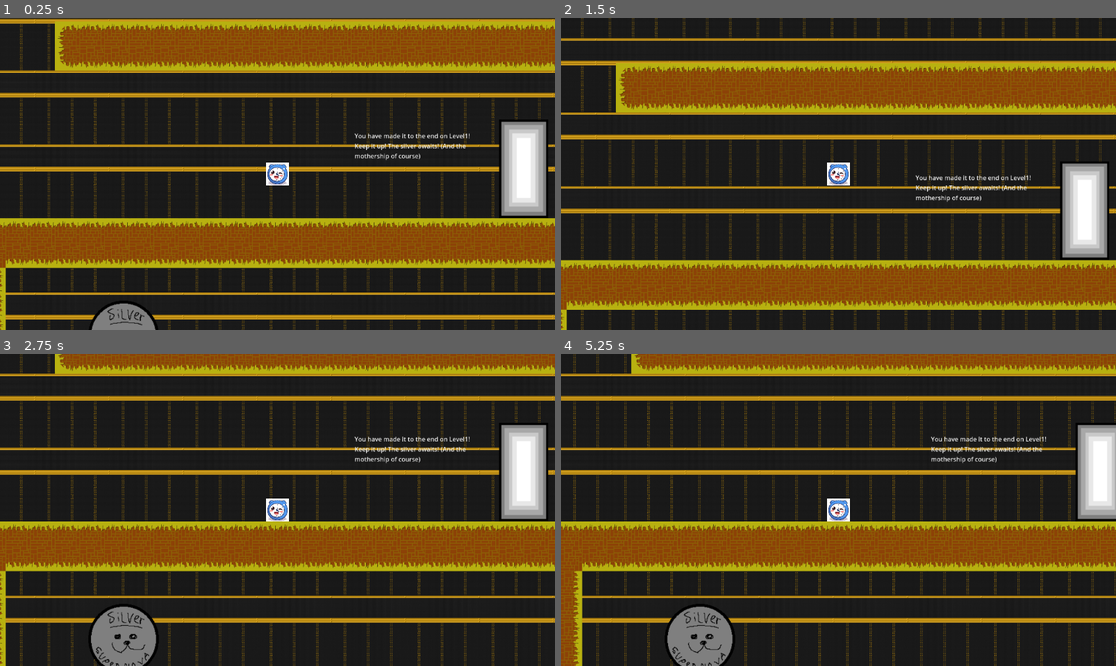
Above: before the commit, frames 1-4 (two rows, left to right).
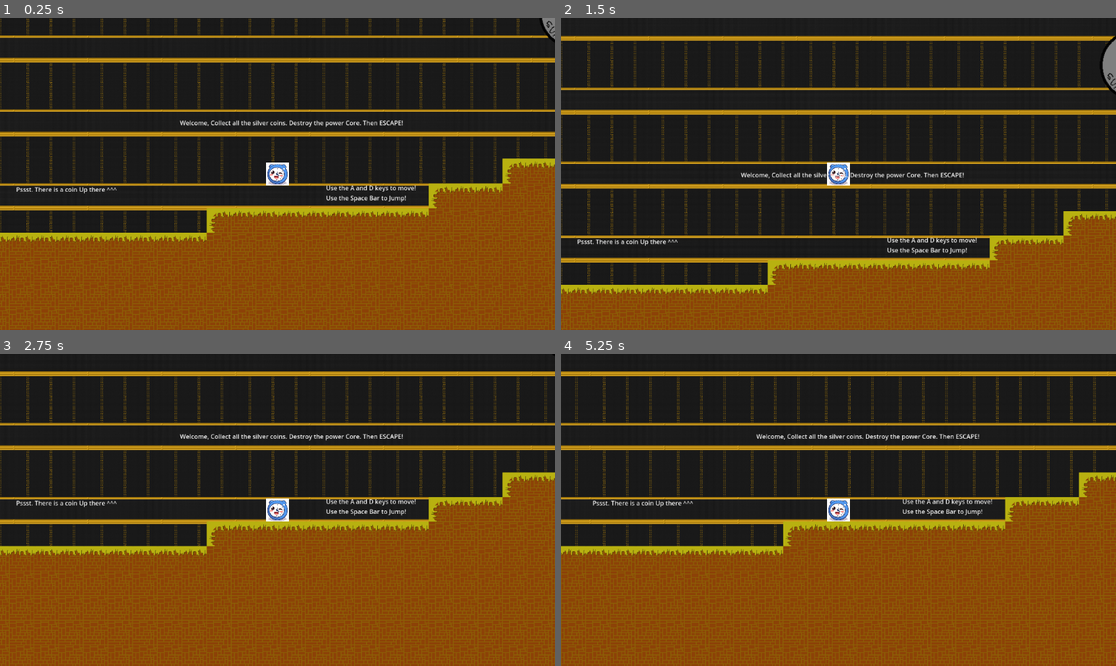
Above: after the commit, the same moments.

Repository: Novaliyn/SuperSilverHunter
Game: Godot game, scene res://main.tscn
Two runs of this game, one before a commit and one after it. Both use one fixed random seed, a clock stepped at 60 frames per second and the inputs below.
Inputs:
- Up to frame 1 (0.25 s): no input
- Up to frame 2 (1.5 s): tap Space (Spacebar) at 0.5, 1.25 s; tap A (KEYA) at 0.6 s; tap D (KEYD) at 1.35 s
- Up to frame 3 (2.75 s): tap Space (Spacebar) at 2, 2.1 s
- Up to frame 4 (5.25 s): tap Space (Spacebar) at 2.75, 3.5, 4.25, 4.35 s; tap A (KEYA) at 2.85, 5.1 s; tap D (KEYD) at 3.6 s

The runs differ from the first frame. In frame 1, 60% of the frame differs, in the area x 0-100%, y 0-100%; in frame 2, 44%; in frame 3, 57%; in frame 4, 55%.

Commit message:
Working Level changer Global Varoab;es for stats

Diff:
--- a/Levels/Level1.tscn
+++ b/Levels/Level1.tscn
@@ -78,7 +78,7 @@
 tile_set = SubResource("TileSet_05pb0")
 
 [node name="Character" parent="." instance=ExtResource("1_3anf8")]
-position = Vector2(-255, -1936)
+position = Vector2(-200, -309)
 
 [node name="Spikes" type="CanvasGroup" parent="."]
 
--- a/Levels/Level2.tscn
+++ b/Levels/Level2.tscn
@@ -585,27 +585,27 @@
 
 [node name="GamelayerTilemap" type="TileMapLayer" parent="."]
 tile_map_data = PackedByteArray("AAAAAP3/AAAAAAAAAAAAAP7/AAAAAAEAAAAAAP//AAAAAAIAAAABAP3/AAABAAAAAAABAP7/AAABAAEAAAABAP//AAABAAIAAAACAP3/AAACAAAAAAACAP7/AAACAAEAAAACAP//AAACAAIAAAA=")
-tile_set = SubResource("TileSet_8n5jf")
+tile_set = SubResource("TileSet_vd23k")
+
+[node name="Character" parent="." instance=ExtResource("3_m3ha0")]
+position = Vector2(97, -268)
+
+[node name="Spikes" type="CanvasGroup" parent="."]
+
+[node name="Spike" parent="Spikes" instance=ExtResource("4_vd23k")]
+position = Vector2(411, -2)
+
+[node name="Labels" type="CanvasGroup" parent="."]
+
+[node name="Silver" type="CanvasGroup" parent="."]
+
+[node name="Silver" parent="Silver" instance=ExtResource("5_x7rwe")]
+position = Vector2(-271, -217)
+
+[node name="HealthPacks" type="CanvasGroup" parent="."]
+
+[node name="Healthpack" parent="HealthPacks" instance=ExtResource("6_lf2mf")]
+position = Vector2(260, -48)
 
 [node name="ExitDoor" parent="." instance=ExtResource("2_w0h0a")]
 position = Vector2(317, -194)
-
-[node name="Character" parent="." instance=ExtResource("3_m3ha0")]
-position = Vector2(97, -268)
-
-[node name="Spikes" type="CanvasGroup" parent="."]
-
-[node name="Spike" parent="Spikes" instance=ExtResource("4_vd23k")]
-position = Vector2(411, -2)
-
-[node name="Silver" type="CanvasGroup" parent="."]
-
-[node name="Silver" parent="Silver" instance=ExtResource("5_x7rwe")]
-position = Vector2(-271, -217)
-
-[node name="Healthpacks" type="CanvasGroup" parent="."]
-
-[node name="Healthpack" parent="Healthpacks" instance=ExtResource("6_lf2mf")]
-position = Vector2(260, -48)
-
-[node name="Labels" type="CanvasGroup" parent="."]
--- a/Levels/level_template.tscn
+++ b/Levels/level_template.tscn
@@ -585,27 +585,27 @@
 
 [node name="GamelayerTilemap" type="TileMapLayer" parent="."]
 tile_map_data = PackedByteArray("AAAAAP3/AAAAAAAAAAAAAP7/AAAAAAEAAAAAAP//AAAAAAIAAAABAP3/AAABAAAAAAABAP7/AAABAAEAAAABAP//AAABAAIAAAACAP3/AAACAAAAAAACAP7/AAACAAEAAAACAP//AAACAAIAAAA=")
-tile_set = SubResource("TileSet_8n5jf")
+tile_set = SubResource("TileSet_4p0jq")
+
+[node name="Character" parent="." instance=ExtResource("3_fksqx")]
+position = Vector2(97, -268)
+
+[node name="Spikes" type="CanvasGroup" parent="."]
+
+[node name="Spike" parent="Spikes" instance=ExtResource("4_4p0jq")]
+position = Vector2(411, -2)
+
+[node name="Silver" type="CanvasGroup" parent="."]
+
+[node name="Silver" parent="Silver" instance=ExtResource("5_qcxce")]
+position = Vector2(-271, -217)
+
+[node name="Labels" type="CanvasGroup" parent="."]
+
+[node name="Healthpacks" type="CanvasGroup" parent="."]
+
+[node name="Healthpack" parent="Healthpacks" instance=ExtResource("6_4autd")]
+position = Vector2(260, -48)
 
 [node name="ExitDoor" parent="." instance=ExtResource("2_02uie")]
 position = Vector2(317, -194)
-
-[node name="Character" parent="." instance=ExtResource("3_fksqx")]
-position = Vector2(97, -268)
-
-[node name="Spikes" type="CanvasGroup" parent="."]
-
-[node name="Spike" parent="Spikes" instance=ExtResource("4_4p0jq")]
-position = Vector2(411, -2)
-
-[node name="Silver" type="CanvasGroup" parent="."]
-
-[node name="Silver" parent="Silver" instance=ExtResource("5_qcxce")]
-position = Vector2(-271, -217)
-
-[node name="Healthpacks" type="CanvasGroup" parent="."]
-
-[node name="Healthpack" parent="Healthpacks" instance=ExtResource("6_4autd")]
-position = Vector2(260, -48)
-
-[node name="Labels" type="CanvasGroup" parent="."]
--- a/Scripts/Character.gd
+++ b/Scripts/Character.gd
@@ -3,8 +3,6 @@
 
 var SPEED = 600.0
 var JUMP_VELOCITY = -500.0
-var score = 0
-var lives = 3
 var Jump = false
 
 func _physics_process(delta: float) -> void:
--- a/Scripts/exit_door.gd
+++ b/Scripts/exit_door.gd
@@ -2,8 +2,5 @@
 
 func _on_body_entered(body: Node2D) -> void:
 	if body is Character:
-		var currentscene = get_tree().current_scene
-		if currentscene:
-			var currentLevel = currentscene.get("levelnumber")
-			var nextLevel = currentLevel + 1
-			Signaler.changeLevel.emit(int(nextLevel))
+		Global.Level += 1
+		Signaler.changeLevel.emit(int(Global.Level))
--- a/Scripts/global.gd
+++ b/Scripts/global.gd
@@ -1,11 +1,6 @@
 extends Node
 
 
-# Called when the node enters the scene tree for the first time.
-func _ready() -> void:
-	pass # Replace with function body.
-
-
-# Called every frame. 'delta' is the elapsed time since the previous frame.
-func _process(delta: float) -> void:
-	pass
+var score = 0
+var lives = 3
+var Level = 1
--- a/Scripts/healthpack.gd
+++ b/Scripts/healthpack.gd
@@ -1,9 +1,9 @@
 extends Area2D
 
 func _on_body_entered(body: Node2D) -> void:
-	if body is Character and not body.lives ==5:
-		body.lives += 1
+	if body is Character and not Global.lives ==5:
+		Global.lives += 1
 		self.queue_free()
-		print(body.lives)
-	if body.lives == 5:
+		print(Global.lives)
+	if Global.lives == 5:
 			print("You have the Max Ammount of lives!")
--- a/Scripts/main.gd
+++ b/Scripts/main.gd
@@ -7,8 +7,8 @@
 
 
 func _ready():
+	loadNewLevel(Global.Level)
 	Signaler.connect("changeLevel", loadNewLevel)
-	loadNewLevel(1)
 
 
 func unloadLevel():
--- a/Scripts/silver.gd
+++ b/Scripts/silver.gd
@@ -3,6 +3,6 @@
 
 func _on_body_entered(body: Node2D) -> void:
 	if body is Character:
-		body.score += value
+		Global.score += value
 		self.queue_free()
-		print(body.score)
+		print(Global.score)
--- a/Scripts/spike.gd
+++ b/Scripts/spike.gd
@@ -3,8 +3,8 @@
 
 func _on_body_entered(body: Node2D) -> void:
 	if body is Character:
-		body.lives -= damage
+		Global.lives -= damage
 		print(body.lives)
-		if body.lives <= 0:
+		if Global.lives <= 0:
 			print("you have failed. the mothership lives")
 			get_tree().reload_current_scene()
Not shown: 2 places in Levels/Level2.tscn that only renumber resources
Not shown: 2 places in Levels/level_template.tscn that only renumber resources
Not shown, added: main.tscn479429487.tmp
Not shown, added: main.tscn487662284.tmp
